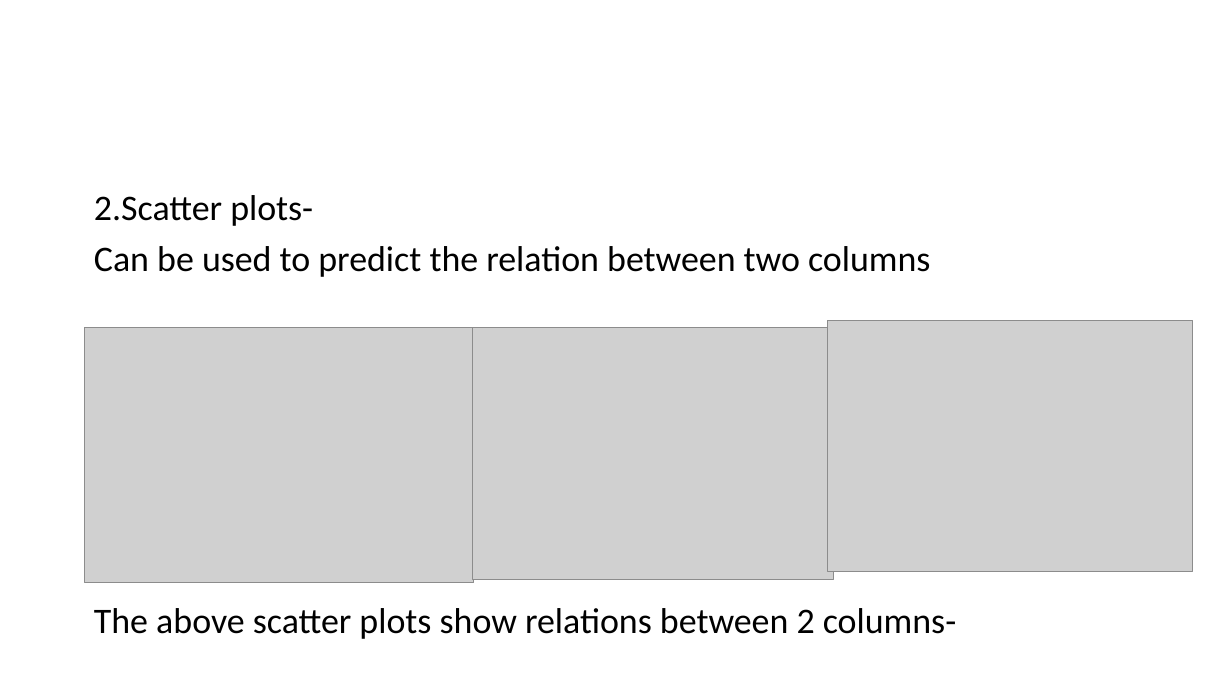
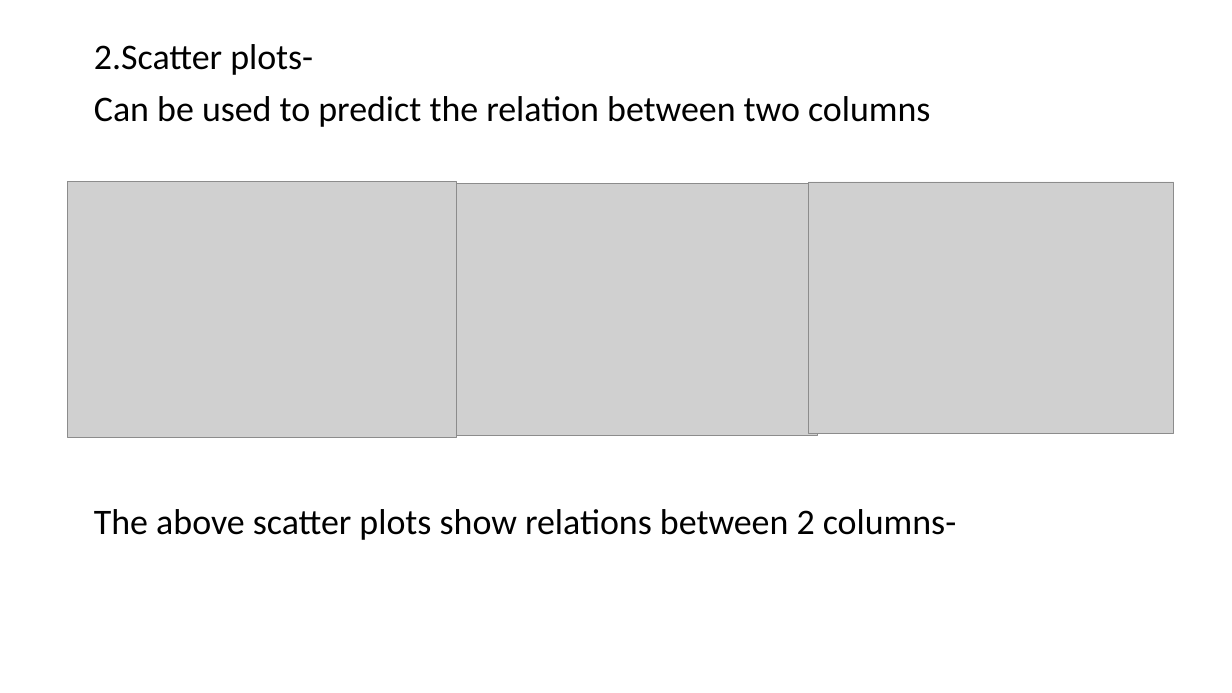
Before and after one commit to mohitgaggar/IDSproject, a slide deck: slide 10 of IDS.pptx. Drawn at 1232x693 pixels with LibreOffice and Linux fonts; fonts in the diff are those of the drawing; grey boxes stand for pictures. Boxes give left, top, right and bottom in pixels: in the first picture for what was removed or moved away, otherwise in the second. Text is boxed around its words. In the diff, an @@ line names an element or a change of style, - is before the commit and + after.

```diff
--- a/IDS.pptx
+++ b/IDS.pptx
@@ text "2.Scatter plots-" rewrapped from [94, 195, 956, 639] to [94, 44, 956, 540] @@
@@ picture: place and size @@
-picture at [85, 328, 474, 583]
+picture at [67, 182, 457, 437]
@@ picture: place and size @@
-picture at [472, 328, 834, 579]
+picture at [457, 184, 818, 435]
@@ picture: place and size @@
-picture at [828, 320, 1193, 571]
+picture at [809, 182, 1174, 433]
```
Also in this commit, not shown: 8 other slides changed, 1 slide removed.
